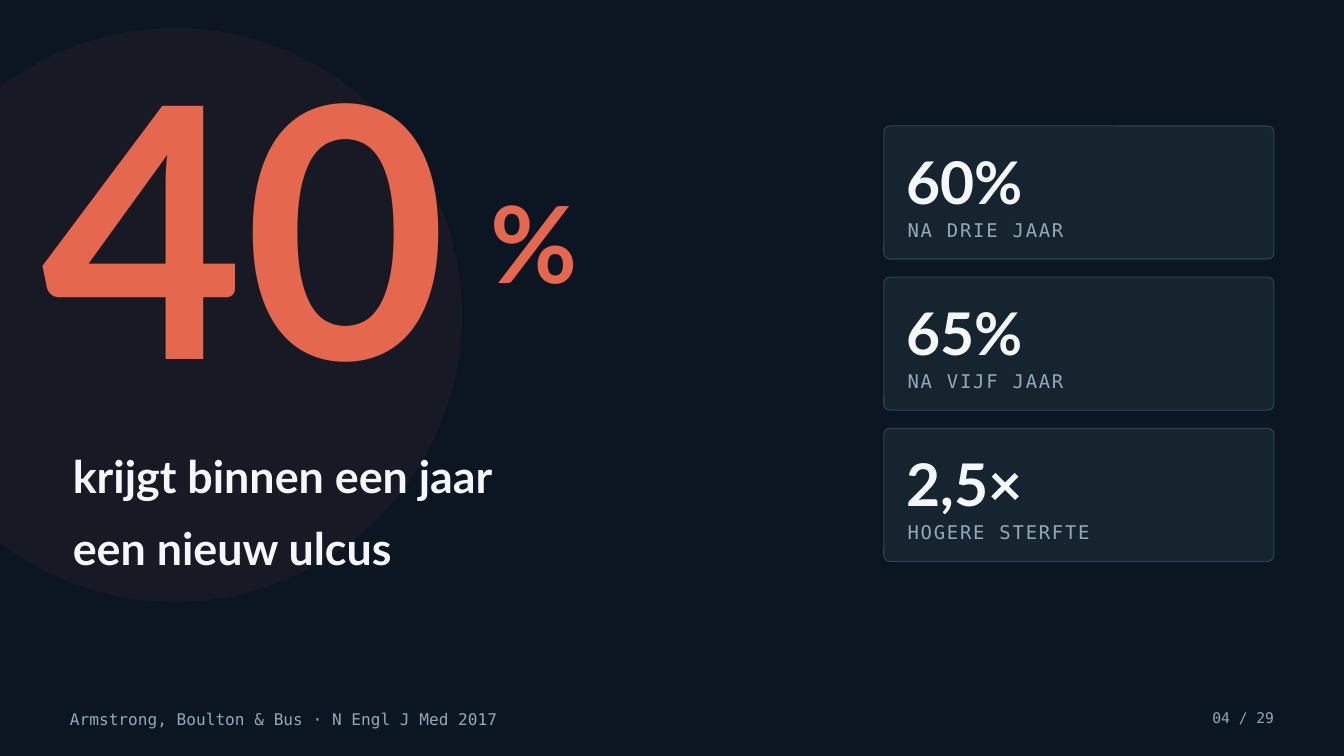
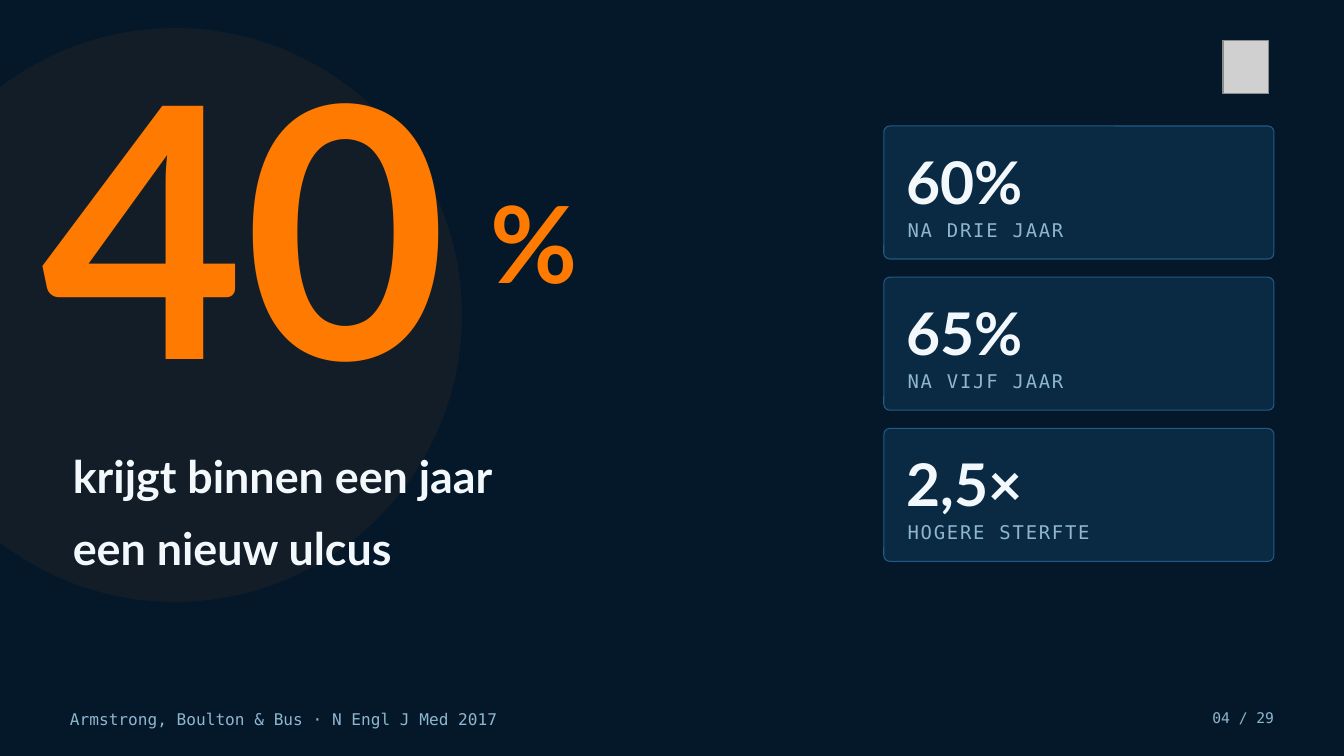
Before and after one commit to Dellfs/paradise-project, a slide deck: slide 4 of PARADISE_presentatie/PARADISE_informatiesessie_voetklinieken.pptx. Drawn at 1344x756 pixels with LibreOffice and Linux fonts; fonts in the diff are those of the drawing; grey boxes stand for pictures. Boxes give left, top, right and bottom in pixels: in the first picture for what was removed or moved away, otherwise in the second. Text is boxed around its words. In the diff, an @@ line names an element or a change of style, - is before the commit and + after.

```diff
--- a/PARADISE_presentatie/PARADISE_informatiesessie_voetklinieken.pptx
+++ b/PARADISE_presentatie/PARADISE_informatiesessie_voetklinieken.pptx
@@ rectangle at (x1=0, y1=0, x2=1344, y2=756): fill #0B1622 to #04182A @@
@@ ellipse at (x1=0, y1=28, x2=462, y2=602): fill #E4674E at 6% opacity to #FF7A00 at 6% opacity @@
@@ picture added at (x1=1223, y1=40, x2=1269, y2=94) @@
@@ text "40" at (x1=42, y1=103, x2=448, y2=362): text colour #E4674E to #FF7A00 @@
@@ text "%" at (x1=490, y1=145, x2=658, y2=257): text colour #E4674E to #FF7A00 @@
@@ fill #16242F to #0A2A44; outline #2C4356 0.75 pt to #215B84 0.75 pt in 3 elements at (x1=884, y1=126, x2=1274, y2=259), (x1=884, y1=277, x2=1274, y2=410), (x1=884, y1=429, x2=1274, y2=562) @@
@@ text colour #F4F8FB to #F2F8FC in 3 elements at (x1=906, y1=161, x2=1022, y2=205), (x1=906, y1=312, x2=1022, y2=356), (x1=906, y1=463, x2=1022, y2=514) @@
@@ text colour #93A9BA to #8FB6D0 in 5 elements at (x1=908, y1=223, x2=1064, y2=237), (x1=908, y1=374, x2=1064, y2=388), (x1=908, y1=525, x2=1089, y2=539), (x1=70, y1=712, x2=497, y2=729), (x1=1212, y1=712, x2=1274, y2=723) @@
```
Also in this commit, not shown: 27 other slides changed, 1 slide added, 1 slide removed, 5 other files.
